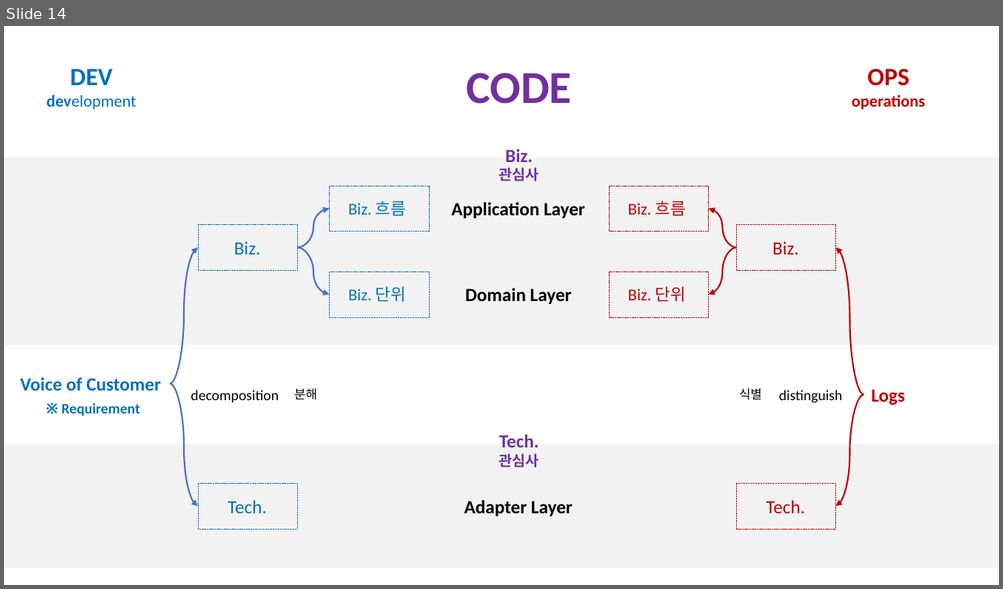
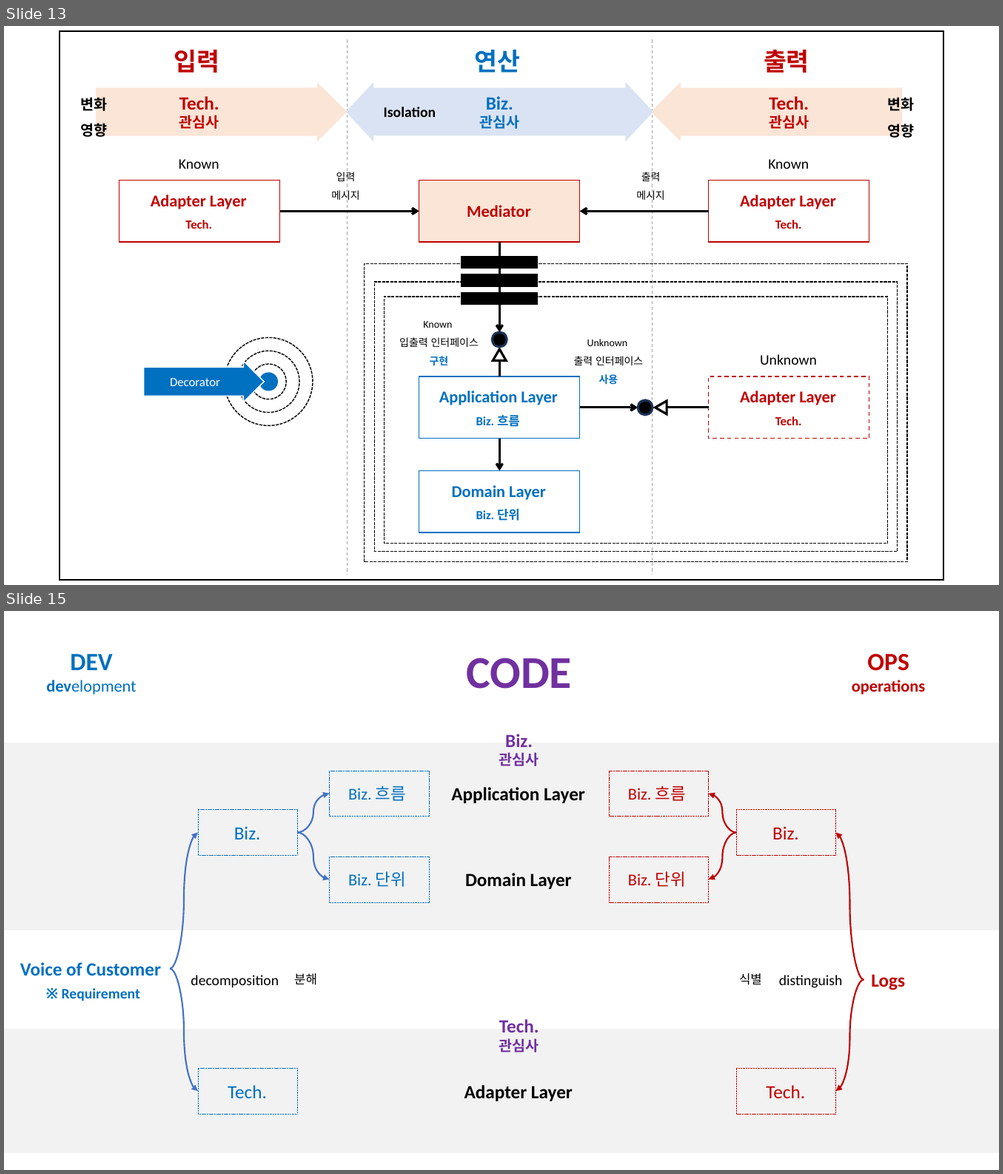
Before and after one commit to hhko/beyondcode, a slide deck: README.pptx. Shown one above the other, each under a label of ours: slide 14 before the commit, slides 13 and 15 after it; the slides between them are not shown. The pictures are 1003x589 and 1003x1174 pixels, drawn with LibreOffice and Linux fonts; fonts in the diff are those of the drawing. Boxes give left, top, right and bottom in pixels: in the first picture for what was removed or moved away, otherwise in the second. Text is boxed around its words. In the diff, an @@ line names an element or a change of style, - is before the commit and + after.

```diff
--- a/README.pptx
+++ b/README.pptx
@@ slide 13 added at box(4, 26, 999, 585), background #FFFFFF @@
@@ group added at box(60, 31, 943, 581): 28 texts, 13 rectangles, 6 ellipses, 5 arrows, 4 lines, 3 right arrows, 2 triangles, 1 left right arrow @@
+Adapter Layer
+Tech.
+Adapter Layer
+Tech.
+Known
+Known
+Application Layer
+Biz. 흐름
+Unknown
+Known
+입출력 인터페이스
+구현
+Unknown
+출력 인터페이스
+사용
+Domain Layer
+Biz. 단위
+Adapter Layer
+Tech.
+Mediator
+Biz.
+관심사
+Tech.
+관심사
+Tech.
+관심사
+입력
+출력
+연산
+Isolation
+변화
+영향
+변화
+영향
+입력
+메시지
+출력
+메시지
+Decorator
@@ what was slide 14 is now slide 15 @@
```
Also in this commit, not shown: 1 slide changed, 7 other slides added, 7 other files.
